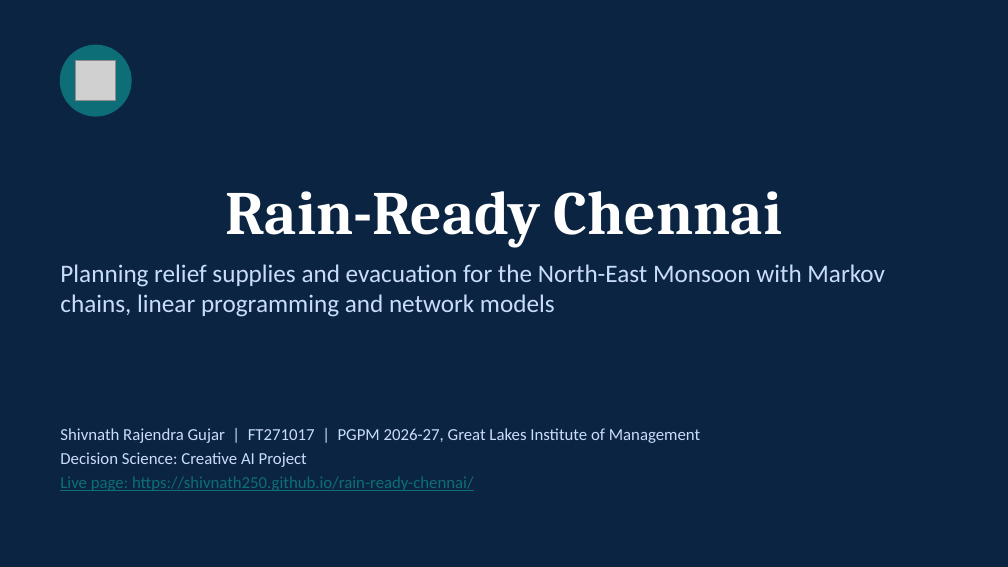
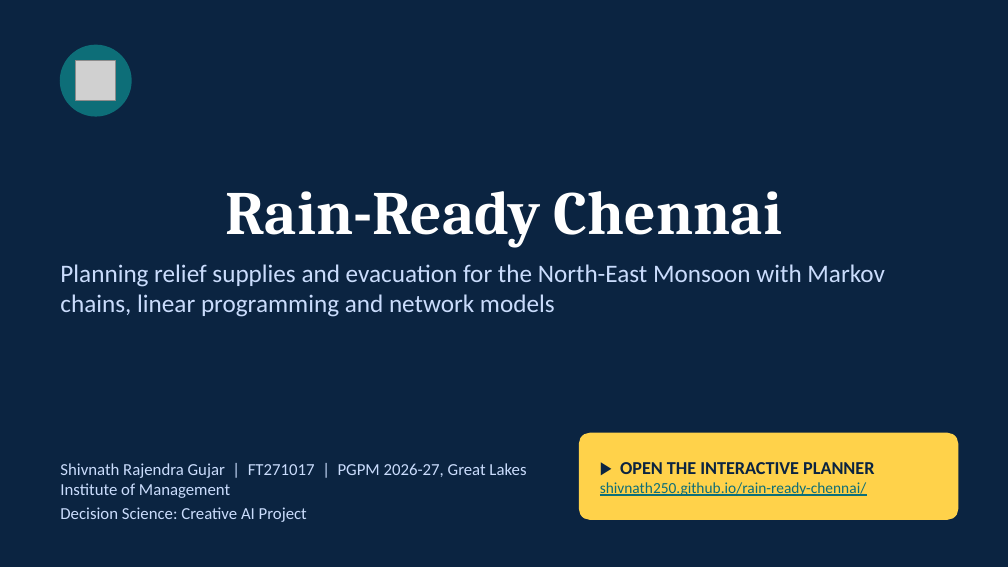
Before and after one commit to shivnath250/rain-ready-chennai, a slide deck: slide 1 of Rain_Ready_Chennai_Slides.pptx. Drawn at 1008x567 pixels with LibreOffice and Linux fonts; fonts in the diff are those of the drawing; grey boxes stand for pictures. Boxes give left, top, right and bottom in pixels: in the first picture for what was removed or moved away, otherwise in the second. Text is boxed around its words. In the diff, an @@ line names an element or a change of style, - is before the commit and + after.

```diff
--- a/Rain_Ready_Chennai_Slides.pptx
+++ b/Rain_Ready_Chennai_Slides.pptx
@@ rounded rectangle added at (580, 433, 958, 519), fill #FFD24A, outline #FFD24A 1 pt @@
@@ text at (60, 476, 473, 491): paragraph removed @@
-Live page: https://shivnath250.github.io/rain-ready-chennai/
@@ text "Shivnath Rajendra Gujar | FT271017 ...": place and size @@
-text "Shivnath Rajendra Gujar | FT271017 ..." at (60, 428, 700, 491)
+text "Shivnath Rajendra Gujar | FT271017 ..." at (60, 463, 526, 522)
@@ text added at (600, 462, 874, 496), 11 pt, text #0D6E78, underline @@
+▶ OPEN THE INTERACTIVE PLANNER
+shivnath250.github.io/rain-ready-chennai/
```
Also in this commit, not shown: 2 other slides changed, 3 other files.
